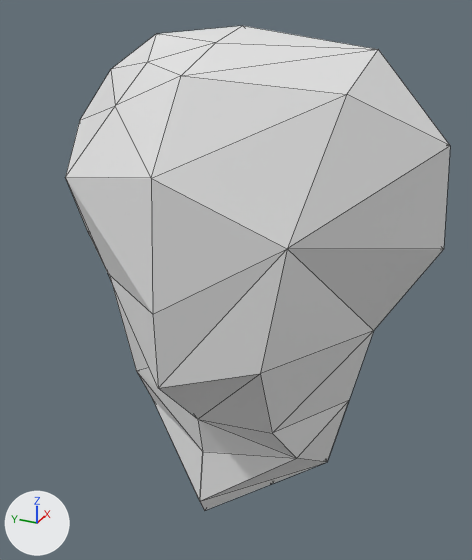
What one commit did to the Blender file blender stuff/DeathMaskFinished.blend.
Before and after are seen from a 50 mm camera at (-2.77, -1.44, 2.01) aimed at (0.3, -0.06, 0.48). The axes (+X, +Y, +Z) are drawn at lower left. The lights are the same throughout. Mesh edges are drawn as thin lines.
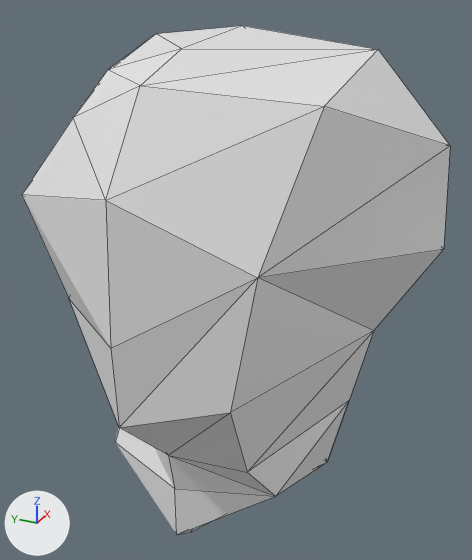
Commit message: altered the death mask

Pixel boxes (x1, y1, x2, y2) of what changed, in the pictures (472 x 560 px):
'Plane.001', reshaped (11% wider)
    before: (65, 26, 450, 510)
    after: (22, 26, 450, 534)

The change in detail:
me_plane_001 has 170 vertices, 304 faces and spans x -0.5..1.28, y -1.1..1.8, z -1.09..1.13.
me_plane_001 is used by ob_plane_001; location (0.0, 0.0, 0.0); rotation (1.571, 0.0, 0.0), in degrees (90, 0, 0).
Verts and faces of me_plane_001; kept vertices keep their numbers, new ones are numbered from 170.
Before the commit, vertices of me_plane_001: 0 (-0.45, 1.25, 0.0) at pixel (151, 178), 2 (-0.15, 1.63, 0.0) at pixel (181, 75), 4 (0.19, 1.74, 0.0) at pixel (215, 42), 5 (-0.1, -0.23, 0.0) at pixel (197, 419), 6 (-0.1, -0.82, 0.0) at pixel (199, 501).
Before the commit, vertices of me_plane_001: 7 (-0.5, 0.63, 0.0) at pixel (152, 314), 8 (-0.49, 0.22, 0.0) at pixel (158, 388), 9 (-0.05, -0.49, 0.0) at pixel (202, 451), 10 (0.21, -0.97, 0.0), 12 (-0.04, -0.95, 0.0) at pixel (204, 510).
Before the commit, vertices of me_plane_001: 37 (0.51, -0.47, -0.8) at pixel (136, 370), 38 (0.51, -0.68, -0.68) at pixel (152, 399), 41 (0.51, -0.79, 0.6) at pixel (327, 462), 54 (0.14, 1.65, -0.35) at pixel (147, 62), 56 (-0.01, 1.45, -0.45) at pixel (115, 105).
Before the commit, vertices of me_plane_001: 57 (-0.07, 1.07, -0.76) at pixel (65, 177), 58 (-0.1, 0.57, -0.52) at pixel (107, 273), 59 (0.27, -0.21, -0.49), 77 (0.18, 1.55, 0.65) at pixel (346, 94), 78 (-0.25, 0.94, 0.55) at pixel (287, 248).
Before the commit, vertices of me_plane_001: 79 (-0.32, 0.32, 0.46) at pixel (260, 373), 82 (-0.1, -0.82, 0.0) at pixel (199, 501), 83 (0.51, -0.79, 0.6) at pixel (327, 462), 84 (0.12, -0.49, 0.52) at pixel (296, 458), 85 (-0.05, -0.22, 0.43) at pixel (272, 433).
Part 1, on me_plane_001:
Vertices deleted: 82 (with the faces that use them).
Faces deleted: (5, 59, 37, 9), (6, 9, 37, 38).
Vertices 0, 4, 5, 10, 58, 78 move by (-0.33, 0.0, 0.0).
Vertices 2, 7, 8, 9, 54, 56, 57, 59, 77, 79, 84, 85 move by (-0.34, 0.0, 0.0).
Vertex 6 moves to (-0.39, -0.82, 0.0), pixel (176, 534).
Vertex 12 moves to (-0.23, -0.95, 0.0), pixel (190, 532).
New vertex 170 is at (-0.2, -0.48, -0.5), pixel (115, 442).
New faces: (5, 59, 37, 170, 9), (6, 9, 170, 37, 38), (6, 83, 41), (6, 84, 83), (6, 9, 84).
